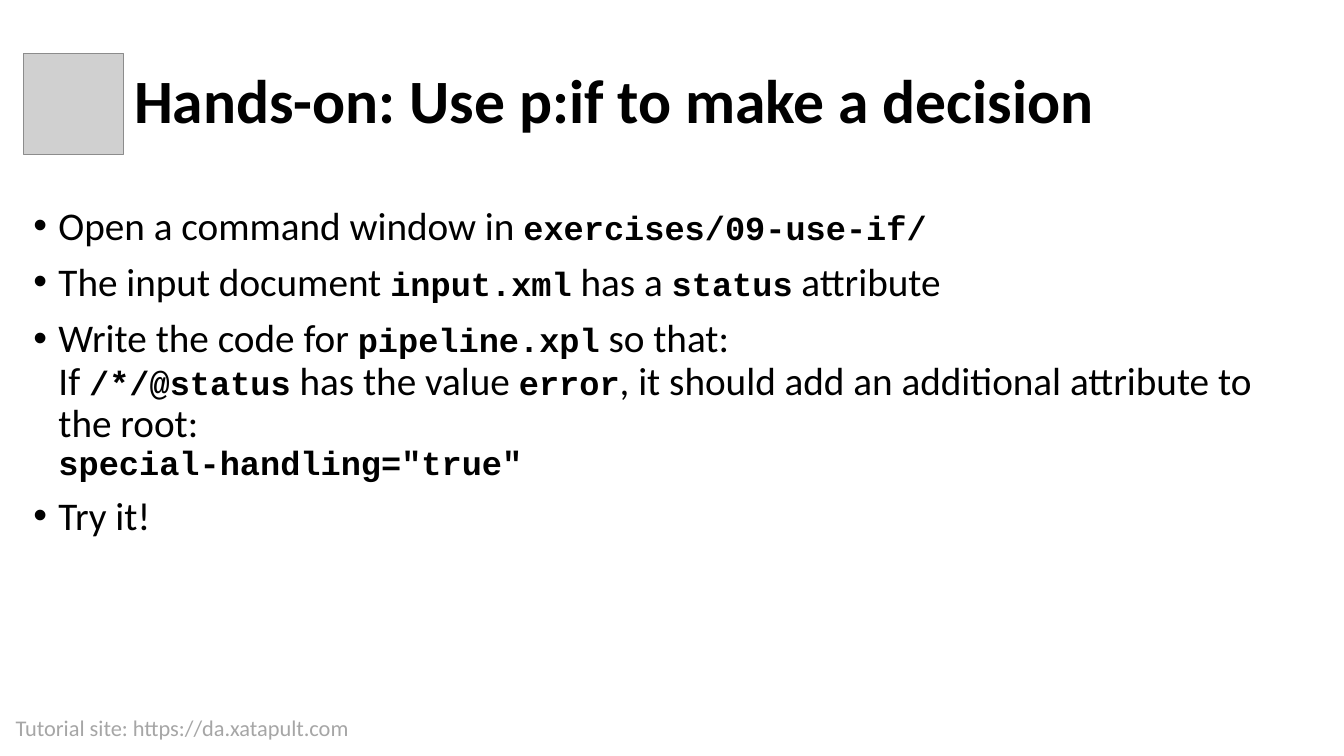
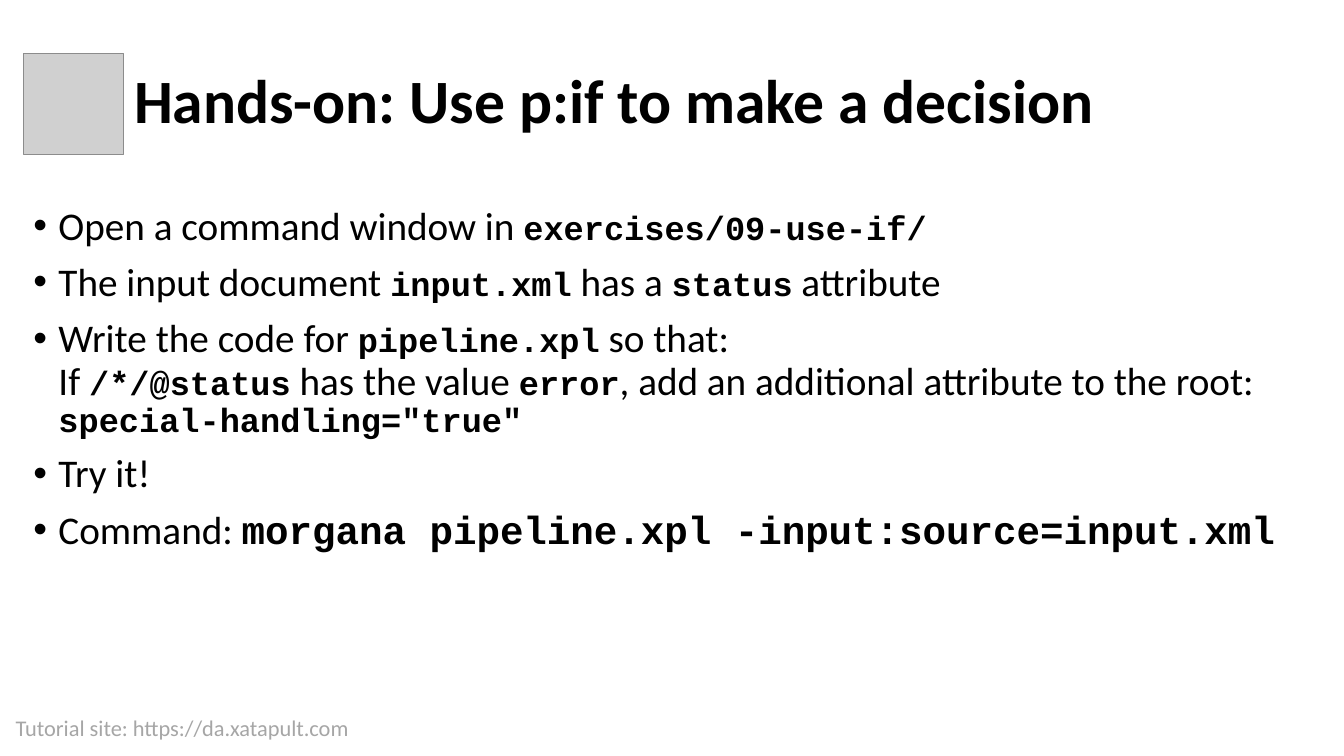
Before and after one commit to xatapult/da-2021-xproc, a slide deck: slide 53 of presentation/Introduction to XProc 3.0.pptx (slide 52 before the commit). Drawn at 1344x756 pixels with LibreOffice and Linux fonts; fonts in the diff are those of the drawing; grey boxes stand for pictures; background and template pictures are left out. Boxes give left, top, right and bottom in pixels: in the first picture for what was removed or moved away, otherwise in the second. Text is boxed around its words. In the diff, an @@ line names an element or a change of style, - is before the commit and + after.

```diff
--- a/presentation/Introduction to XProc 3.0.pptx
+++ b/presentation/Introduction to XProc 3.0.pptx
@@ text at bbox=[58, 324, 1254, 439]: text changed @@
-• Write the code for pipeline.xpl so that:
-  If /*/@status has the value error, it should add an additional attribute to the root:
-  special-handling="true"
+• Write the code for pipeline.xpl so that:
+  If /*/@status has the value error, add an additional attribute to the root:
+  special-handling="true"
@@ text at bbox=[58, 516, 1275, 553]: paragraph added @@
+• Command: morgana pipeline.xpl -input:source=input.xml
```
Also in this commit, not shown: 2 other slides changed, 7 slides added, 1 slide removed, 7 other files.
